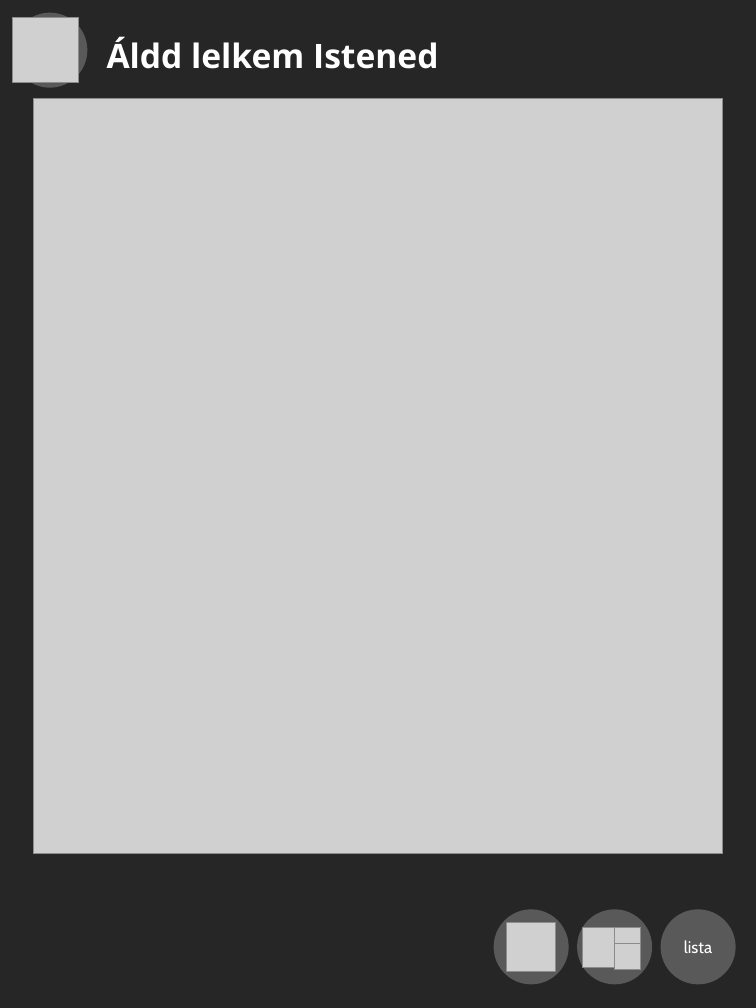
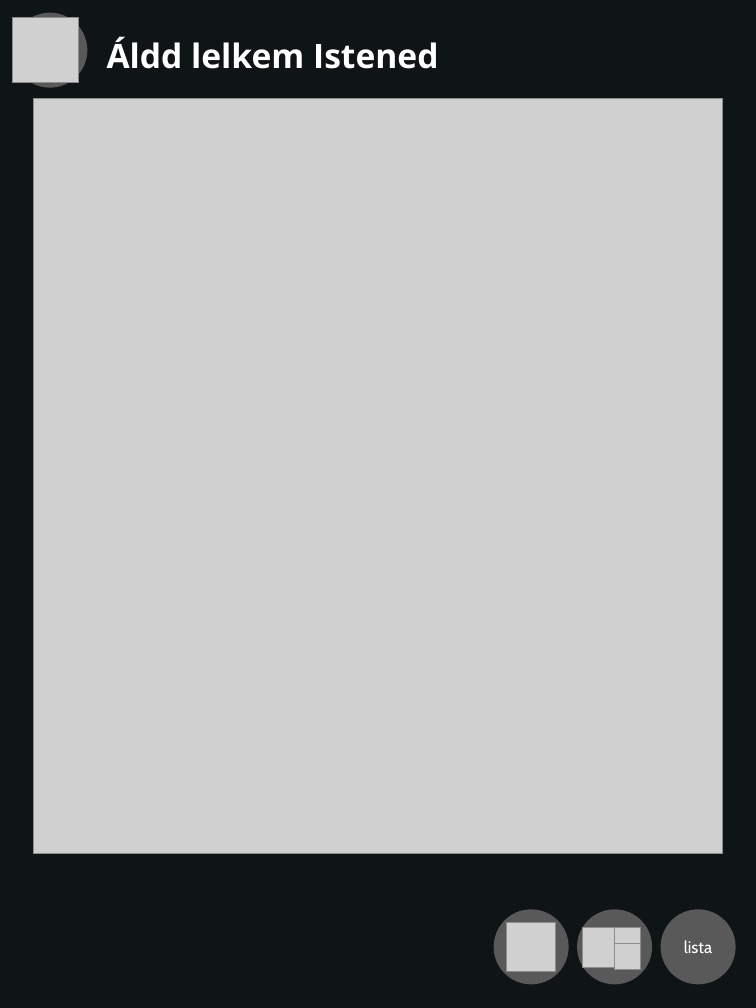
Before and after one commit to reformatus/lyric, a slide deck: slide 1 of Tervek/ui-terv.pptx. Drawn at 756x1008 pixels with LibreOffice and Linux fonts; fonts in the diff are those of the drawing; grey boxes stand for pictures. Boxes give left, top, right and bottom in pixels: in the first picture for what was removed or moved away, otherwise in the second. Text is boxed around its words. In the diff, an @@ line names an element or a change of style, - is before the commit and + after.

```diff
--- a/Tervek/ui-terv.pptx
+++ b/Tervek/ui-terv.pptx
@@ background #262626 to #0F1416 @@
```
Also in this commit, not shown: 1 other slide changed, 11 slides added.
